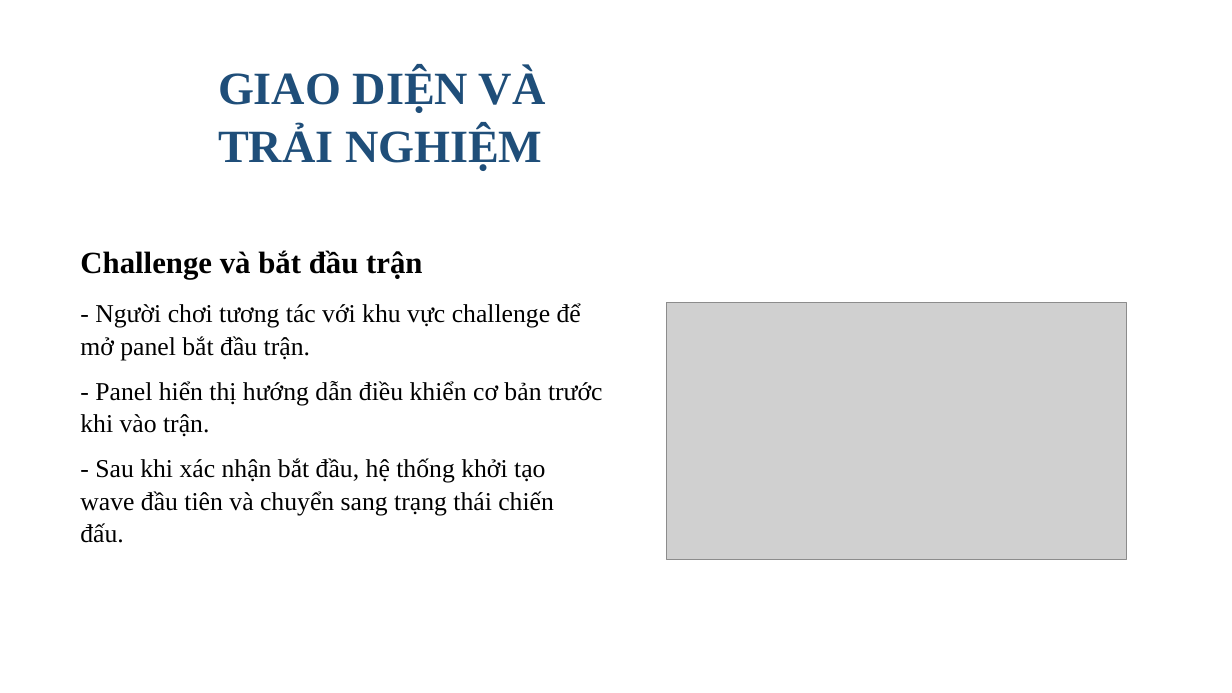
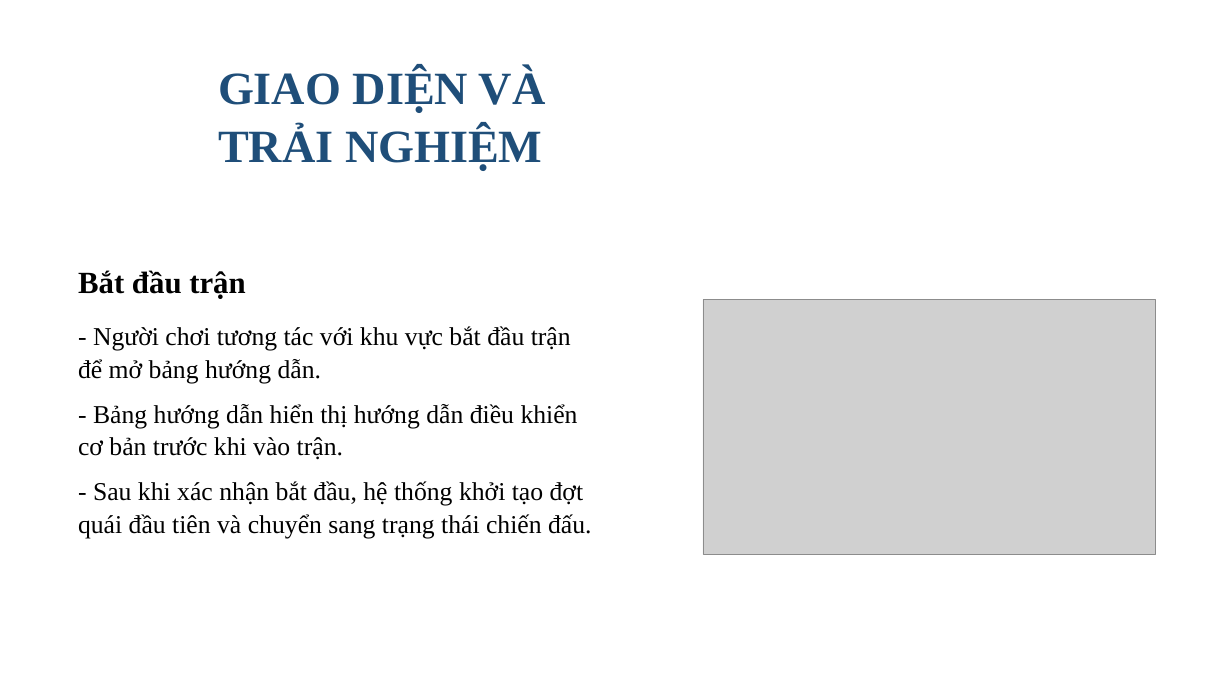
Before and after one commit to yuiai03/Roguelike_Project, a slide deck: slide 16 of output/ppt/ThaiVanHao-2121051075-DATHKT-fixed.pptx (slide 14 before the commit). Drawn at 1232x693 pixels with LibreOffice and Linux fonts; fonts in the diff are those of the drawing; grey boxes stand for pictures; background and template pictures are left out. Boxes give left, top, right and bottom in pixels: in the first picture for what was removed or moved away, otherwise in the second. Text is boxed around its words. In the diff, an @@ line names an element or a change of style, - is before the commit and + after.

```diff
--- a/output/ppt/ThaiVanHao-2121051075-DATHKT-fixed.pptx
+++ b/output/ppt/ThaiVanHao-2121051075-DATHKT-fixed.pptx
@@ text at box(78, 270, 245, 299): text changed @@
-Challenge và bắt đầu trận
+Bắt đầu trận
@@ picture: place and size @@
-picture at box(666, 302, 1127, 559)
+picture at box(703, 299, 1156, 555)
@@ text at box(78, 326, 592, 538): text changed @@
-- Người chơi tương tác với khu vực challenge để mở panel bắt đầu trận.
-- Panel hiển thị hướng dẫn điều khiển cơ bản trước khi vào trận.
-- Sau khi xác nhận bắt đầu, hệ thống khởi tạo wave đầu tiên và chuyển sang trạng thái chiến đấu.
+- Người chơi tương tác với khu vực bắt đầu trận để mở bảng hướng dẫn.
+- Bảng hướng dẫn hiển thị hướng dẫn điều khiển cơ bản trước khi vào trận.
+- Sau khi xác nhận bắt đầu, hệ thống khởi tạo đợt quái đầu tiên và chuyển sang trạng thái chiến đấu.
```
Also in this commit, not shown: 15 other slides changed, 2 slides added, 19 other files.
